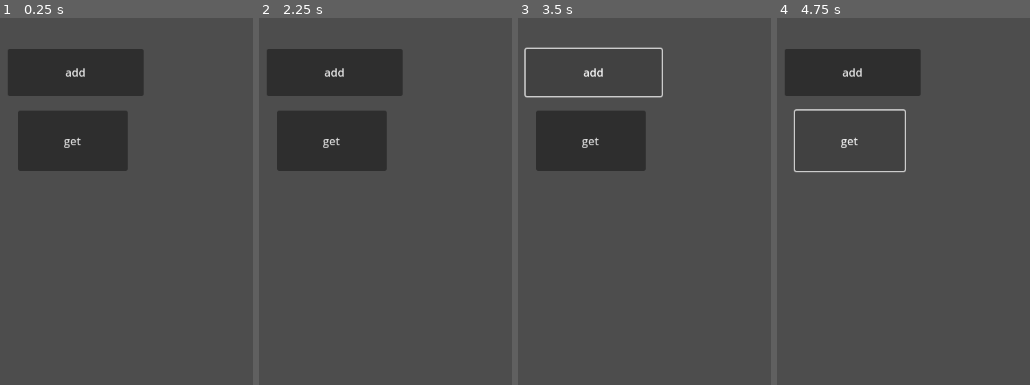
Above: before the commit, frames 1-4 (left to right).
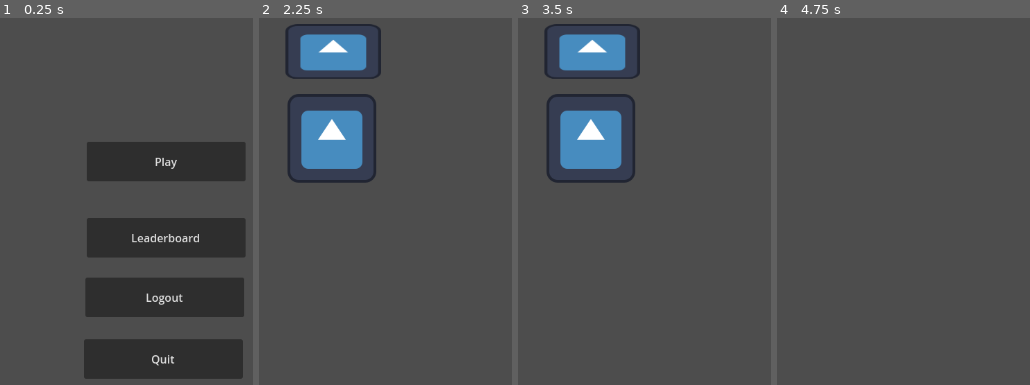
Above: after the commit, the same moments.

Repository: ThyGram/Eksamensprojekt-DDU
Game: Godot game, scene res://main_menu.tscn
Two runs of this game, one before a commit and one after it. Both use one fixed random seed, a clock stepped at 60 frames per second and the inputs below. Before the commit the project starts from res://database_tester.tscn. The engine's default icon, where the game draws it, is replaced by a stand-in: a white triangle on a blue panel in a dark square.
Inputs (mouse positions are in pixels of both pictures, inside the frame that each line leads up to):
- Up to frame 1 (0.25 s): no input
- Up to frame 2 (2.25 s): click (425, 238) at 0.5 s, where only the run after the commit has a clickable "Leaderboard"; click (423, 296) at 1.25 s, where only the run after the commit has a clickable "Logout"; click (425, 161) at 2 s, where only the run after the commit has a clickable "Play"
- Up to frame 3 (3.5 s): click (593, 73) at 2.75 s, where only the run before the commit has a clickable "add"
- Up to frame 4 (4.75 s): click (850, 139) at 3.5 s, where only the run before the commit has a clickable "get"; tap Enter (ui_accept) at 4.25 s; hold D (Right, bound only after the commit) from 4.28 s (still down); hold Enter (ui_accept) from 4.28 s (still down)

The runs differ from the first frame. In frame 1, 38% of the frame differs, in the area x 3-97%, y 8-99%; in frame 2, 15%; in frame 3, 11%; in frame 4, 7.4%.

Commit message:
Base game made. Stock system implemented

Diff:
--- /dev/null
+++ b/GodotGame/Player.gd
@@ -0,0 +1,28 @@
+extends CharacterBody2D
+
+
+const SPEED : int = 300
+var in_computerRange : bool = false
+
+func _process(delta):
+	velocity = Vector2.ZERO
+	var x_axis = Input.get_axis("Left","Right")
+	var y_axis = Input.get_axis("Up","Down")
+
+	var move_direction = Vector2(x_axis,y_axis).normalized()
+	var movement = move_direction * SPEED
+	velocity = movement
+	move_and_slide()
+
+
+func _input(event):
+	if (event.is_action_pressed("ui_accept") and in_computerRange == true):
+		get_tree().change_scene_to_file("res://main_game_computer.tscn")
+
+
+func _on_area_2d_body_entered(body):
+	in_computerRange = true
+
+
+func _on_area_2d_body_exited(body):
+	in_computerRange = false
--- /dev/null
+++ b/GodotGame/main_game_bedroom.tscn
@@ -0,0 +1,49 @@
+[gd_scene load_steps=5 format=3 uid="uid://bl0kwce2fdxm3"]
+
+[ext_resource type="Script" path="res://Player.gd" id="1_un6wh"]
+[ext_resource type="Texture2D" uid="uid://c3sw1px41oine" path="res://icon.svg" id="2_v3xi1"]
+
+[sub_resource type="RectangleShape2D" id="RectangleShape2D_o8xtv"]
+size = Vector2(229, 149)
+
+[sub_resource type="RectangleShape2D" id="RectangleShape2D_72d7h"]
+size = Vector2(133, 73)
+
+[node name="MainGame_Bedroom" type="Node2D"]
+
+[node name="Player" type="CharacterBody2D" parent="."]
+script = ExtResource("1_un6wh")
+
+[node name="CollisionPolygon2D" type="CollisionPolygon2D" parent="Player"]
+position = Vector2(1.83716, 10.1544)
+scale = Vector2(0.996323, 0.962293)
+polygon = PackedVector2Array(348, 117, 345, 233, 464, 231, 462, 112)
+
+[node name="Sprite2D" type="Sprite2D" parent="Player"]
+position = Vector2(405, 178)
+texture = ExtResource("2_v3xi1")
+
+[node name="CollisionShape2D" type="Node2D" parent="."]
+
+[node name="Sprite2D" type="Sprite2D" parent="CollisionShape2D"]
+
+[node name="Node2D" type="StaticBody2D" parent="CollisionShape2D"]
+
+[node name="Area2D" type="Area2D" parent="CollisionShape2D/Node2D"]
+position = Vector2(129, 37)
+
+[node name="CollisionShape2D" type="CollisionShape2D" parent="CollisionShape2D/Node2D/Area2D"]
+position = Vector2(280.5, 23.5)
+shape = SubResource("RectangleShape2D_o8xtv")
+
+[node name="Sprite2D" type="Sprite2D" parent="CollisionShape2D/Node2D"]
+position = Vector2(407, 53)
+scale = Vector2(1.07812, 0.617188)
+texture = ExtResource("2_v3xi1")
+
+[node name="CollisionShape2D" type="CollisionShape2D" parent="CollisionShape2D/Node2D"]
+position = Vector2(409.5, 52.5)
+shape = SubResource("RectangleShape2D_72d7h")
+
+[connection signal="body_entered" from="CollisionShape2D/Node2D/Area2D" to="Player" method="_on_area_2d_body_entered"]
+[connection signal="body_exited" from="CollisionShape2D/Node2D/Area2D" to="Player" method="_on_area_2d_body_exited"]
--- /dev/null
+++ b/GodotGame/main_game_computer.gd
@@ -0,0 +1,11 @@
+extends Control
+
+
+# Called when the node enters the scene tree for the first time.
+func _ready():
+	pass # Replace with function body.
+
+
+# Called every frame. 'delta' is the elapsed time since the previous frame.
+func _process(delta):
+	pass
--- /dev/null
+++ b/GodotGame/main_game_computer.tscn
@@ -0,0 +1,12 @@
+[gd_scene load_steps=2 format=3 uid="uid://c8pjwujd3oyne"]
+
+[ext_resource type="Script" path="res://main_game_computer.gd" id="1_d3cnl"]
+
+[node name="MainGame_Computer" type="Control"]
+layout_mode = 3
+anchors_preset = 15
+anchor_right = 1.0
+anchor_bottom = 1.0
+grow_horizontal = 2
+grow_vertical = 2
+script = ExtResource("1_d3cnl")
--- /dev/null
+++ b/GodotGame/main_menu.gd
@@ -0,0 +1,27 @@
+extends Control
+
+
+# Called when the node enters the scene tree for the first time.
+func _ready():
+	pass # Replace with function body.
+
+
+# Called every frame. 'delta' is the elapsed time since the previous frame.
+func _process(delta):
+	pass
+
+
+func _on_play_pressed():
+	storage.GameStarted = true
+	get_tree().change_scene_to_file("res://main_game_bedroom.tscn")
+
+
+func _on_leaderboard_pressed():
+	get_tree().change_scene_to_file("res://leaderboard.tscn")
+
+func _on_logout_pressed():
+	#Reset current display name???
+	get_tree().change_scene_to_file("res://login.tscn")
+
+func _on_quit_pressed():
+	get_tree().quit()
--- /dev/null
+++ b/GodotGame/main_menu.tscn
@@ -0,0 +1,42 @@
+[gd_scene load_steps=2 format=3 uid="uid://f61lo1rvo8h"]
+
+[ext_resource type="Script" path="res://main_menu.gd" id="1_pqr06"]
+
+[node name="MainMenu" type="Control"]
+layout_mode = 3
+anchors_preset = 0
+script = ExtResource("1_pqr06")
+
+[node name="Play" type="Button" parent="."]
+offset_left = 425.0
+offset_top = 183.0
+offset_right = 654.0
+offset_bottom = 240.0
+text = "Play"
+
+[node name="Leaderboard" type="Button" parent="."]
+offset_left = 425.0
+offset_top = 293.0
+offset_right = 654.0
+offset_bottom = 350.0
+text = "Leaderboard"
+
+[node name="Logout" type="Button" parent="."]
+offset_left = 423.0
+offset_top = 379.0
+offset_right = 652.0
+offset_bottom = 436.0
+text = "Logout
+"
+
+[node name="Quit" type="Button" parent="."]
+offset_left = 421.0
+offset_top = 468.0
+offset_right = 650.0
+offset_bottom = 525.0
+text = "Quit"
+
+[connection signal="pressed" from="Play" to="." method="_on_play_pressed"]
+[connection signal="pressed" from="Leaderboard" to="." method="_on_leaderboard_pressed"]
+[connection signal="pressed" from="Logout" to="." method="_on_logout_pressed"]
+[connection signal="pressed" from="Quit" to="." method="_on_quit_pressed"]
--- a/GodotGame/project.godot
+++ b/GodotGame/project.godot
@@ -11,6 +11,33 @@
 [application]
 
 config/name="DDU Eksamensprojekt"
-run/main_scene="res://database_tester.tscn"
+run/main_scene="res://main_menu.tscn"
 config/features=PackedStringArray("4.2", "Forward Plus")
 config/icon="res://icon.svg"
+
+[autoload]
+
+storage="*res://single_ton.gd"
+
+[input]
+
+Up={
+"deadzone": 0.5,
+"events": [Object(InputEventKey,"resource_local_to_scene":false,"resource_name":"","device":-1,"window_id":0,"alt_pressed":false,"shift_pressed":false,"ctrl_pressed":false,"meta_pressed":false,"pressed":false,"keycode":0,"physical_keycode":87,"key_label":0,"unicode":119,"echo":false,"script":null)
+]
+}
+Down={
+"deadzone": 0.5,
+"events": [Object(InputEventKey,"resource_local_to_scene":false,"resource_name":"","device":-1,"window_id":0,"alt_pressed":false,"shift_pressed":false,"ctrl_pressed":false,"meta_pressed":false,"pressed":false,"keycode":0,"physical_keycode":83,"key_label":0,"unicode":115,"echo":false,"script":null)
+]
+}
+Left={
+"deadzone": 0.5,
+"events": [Object(InputEventKey,"resource_local_to_scene":false,"resource_name":"","device":-1,"window_id":0,"alt_pressed":false,"shift_pressed":false,"ctrl_pressed":false,"meta_pressed":false,"pressed":false,"keycode":0,"physical_keycode":65,"key_label":0,"unicode":97,"echo":false,"script":null)
+]
+}
+Right={
+"deadzone": 0.5,
+"events": [Object(InputEventKey,"resource_local_to_scene":false,"resource_name":"","device":-1,"window_id":0,"alt_pressed":false,"shift_pressed":false,"ctrl_pressed":false,"meta_pressed":false,"pressed":false,"keycode":0,"physical_keycode":68,"key_label":0,"unicode":100,"echo":false,"script":null)
+]
+}
--- /dev/null
+++ b/GodotGame/single_ton.gd
@@ -0,0 +1,62 @@
+extends Node2D
+
+var DisplayUsername : String
+var Money : int
+var Highscore : int
+var GameStarted : bool = false
+var TimerStarted : bool = false
+var rng = RandomNumberGenerator.new()
+
+# First variable is money invested, and second is news boost or not
+var Stocks : Dictionary = {
+	"InvestedInRotschKid": [0, null],
+	"InvestedInWhiteRock" : [0, null],
+	"InvestedInZombieChampions" : [0, null],
+	"InvestedInNewScandinavian" : [0, null],
+	"InvestedInKarlsBjerg" : [0, null],
+	"InvestedInHCØ" : [0, null]
+	}
+
+var NewsBoost : String
+var NewsKill : String
+
+func _ready():
+	DisplayUsername = storage.DisplayUsername
+	Money = storage.Money
+	Highscore = storage.Highscore
+	GameStarted = storage.GameStarted
+	TimerStarted = storage.TimerStarted
+
+	# Stocks
+	Stocks = storage.Stocks
+
+
+func _process(delta):
+	if (GameStarted and !TimerStarted):
+		print("START")
+		var timer = Timer.new()
+		add_child(timer)
+		timer.wait_time = 60
+		timer.autostart = true
+		timer.timeout.connect(_on_timer_timeout)
+		TimerStarted = true
+
+
+
+func _on_timer_timeout():
+	var Increment
+	for key in Stocks:
+		var randomNumber = rng.randi_range(1,200)
+		if randomNumber == 100 and Stocks[key][1] == null:
+			Increment = rng.randf_range(0, 2)
+			Stocks[key][0] *= Increment
+		else:
+			Increment = rng.randf_range(-0.935, 1.065)
+			if Stocks[key][1] == true:
+				Increment += 0.5
+				Stocks[key][0] *= Increment
+			elif Stocks[key][1] == false:
+				Increment -= 0.5
+				Stocks[key][0] *= Increment
+			else:
+				Stocks[key][0] *= Increment
--- /dev/null
+++ b/GodotGame/single_ton.tscn
@@ -0,0 +1,6 @@
+[gd_scene load_steps=2 format=3 uid="uid://cb8gbtmp4flss"]
+
+[ext_resource type="Script" path="res://single_ton.gd" id="1_sehqf"]
+
+[node name="SingleTon" type="Node"]
+script = ExtResource("1_sehqf")
